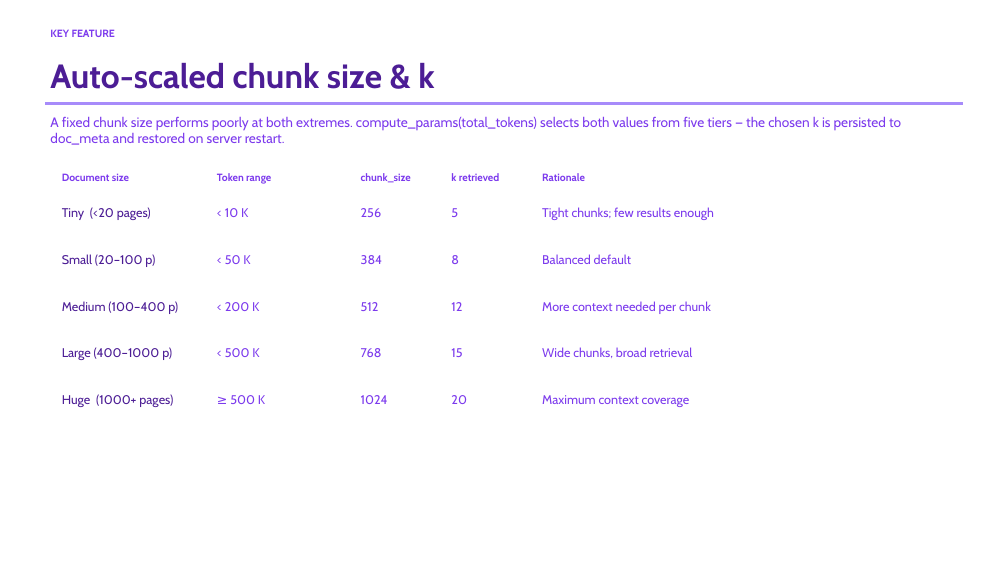
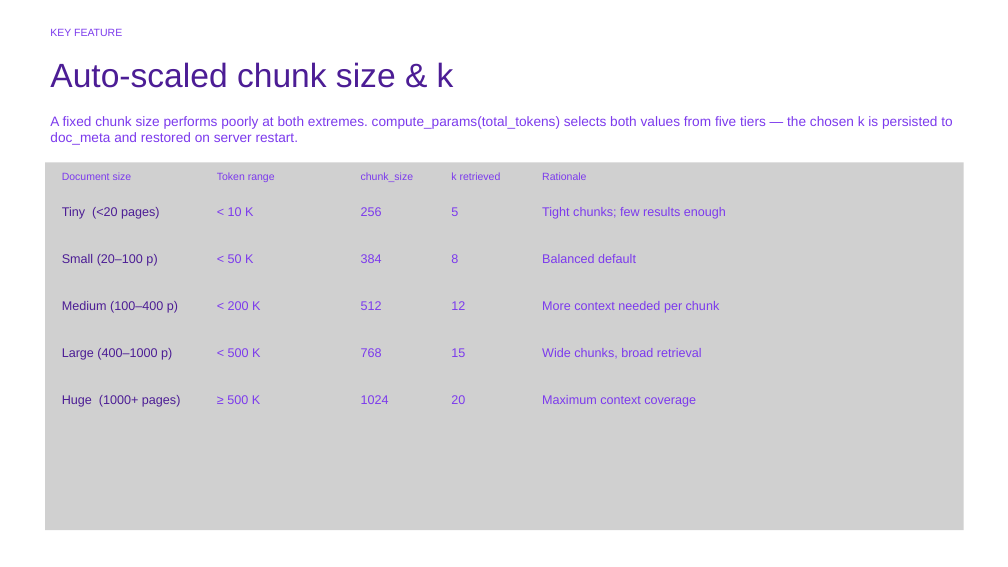
Before and after one commit to GaneshMadarasu/nymbl-demo-RAG-system, a slide deck: slide 4 of NYMBL-DOCRAG.pptx (slide 6 before the commit). Drawn at 1008x567 pixels with LibreOffice and Linux fonts; fonts in the diff are those of the drawing; grey boxes stand for pictures. Boxes give left, top, right and bottom in pixels: in the first picture for what was removed or moved away, otherwise in the second. Text is boxed around its words. In the diff, an @@ line names an element or a change of style, - is before the commit and + after.

```diff
--- a/NYMBL-DOCRAG.pptx
+++ b/NYMBL-DOCRAG.pptx
@@ font Cabin to Arial, bold off in 7 elements at box(50, 28, 122, 36), box(542, 172, 586, 180), box(62, 172, 132, 180), box(217, 172, 275, 182), box(361, 172, 413, 182), box(451, 172, 501, 180), box(50, 62, 454, 88) @@
@@ freeform shape removed at box(45, 102, 963, 105) @@
@@ freeform shape removed at box(45, 163, 963, 530) @@
@@ freeform shape removed at box(45, 162, 963, 530) @@
@@ picture added at box(45, 162, 963, 530) @@
@@ font Cabin to Arial in 26 elements at box(50, 116, 952, 145), box(542, 207, 726, 219), box(542, 254, 636, 263), box(542, 301, 720, 313), box(542, 348, 702, 359), box(542, 395, 696, 407), box(62, 207, 160, 219), box(62, 254, 157, 266), box(62, 301, 178, 313), box(62, 348, 172, 360), box(62, 395, 181, 407), box(228, 207, 253, 216), box(228, 254, 253, 263), box(228, 301, 260, 310), box(228, 348, 260, 357), box(227, 395, 260, 404), box(361, 254, 382, 263), box(451, 254, 458, 263), box(361, 301, 382, 310), box(451, 301, 465, 310), box(361, 348, 382, 357), box(451, 348, 465, 357), box(361, 395, 389, 404), box(451, 395, 465, 404), box(361, 207, 382, 216), box(451, 207, 458, 216) @@
```
Also in this commit, not shown: 9 other slides changed, 4 slides removed.
